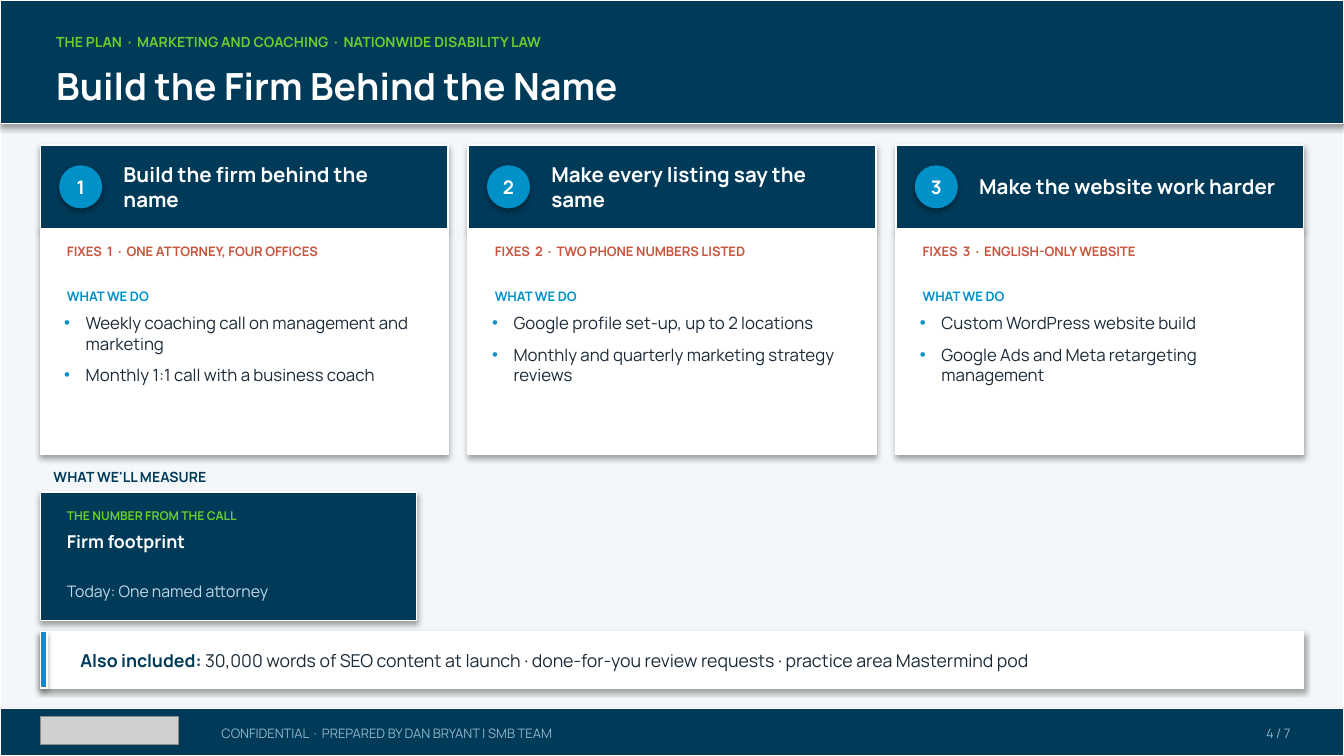
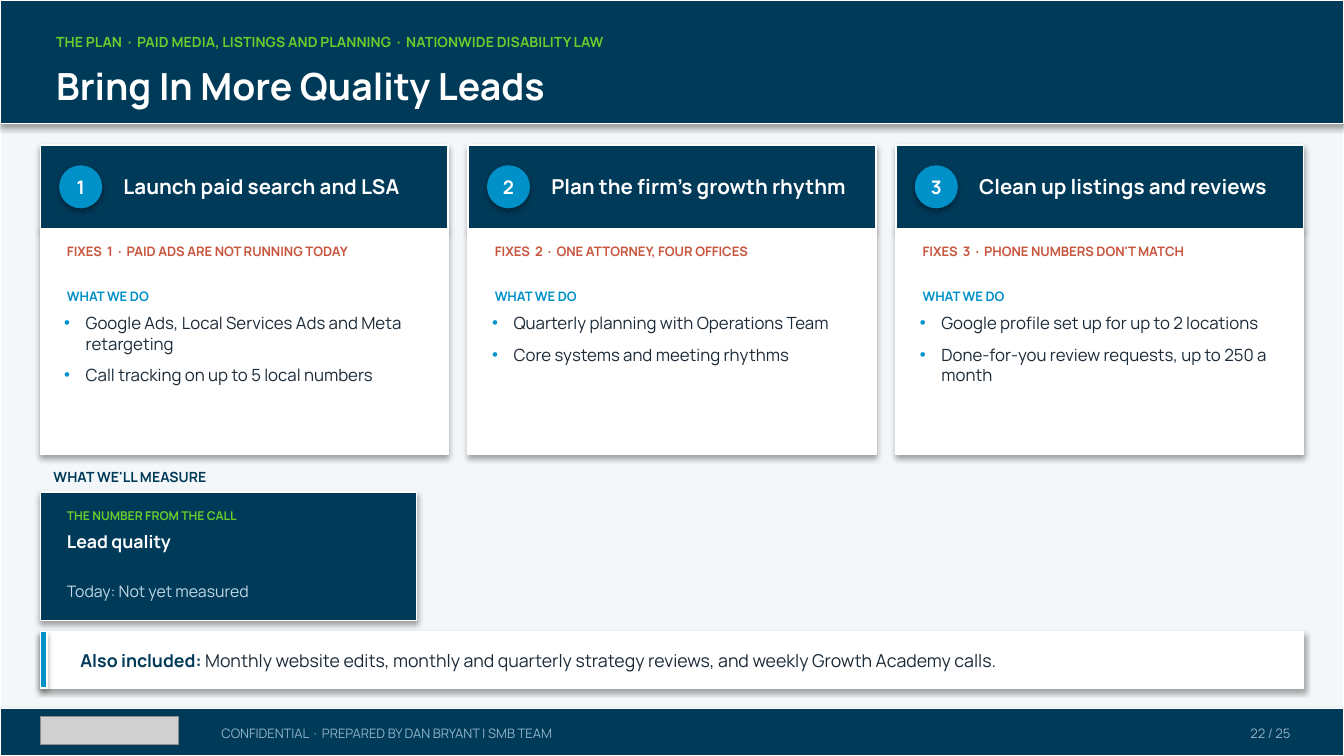
Before and after one commit to SMB-Team-Technology/workwith-smbteam, a slide deck: slide 22 of nationwide-disability-law/Nationwide Disability Law_November 20, 2026_Proposal.pptx (slide 4 before the commit). Drawn at 1344x756 pixels with LibreOffice and Linux fonts; fonts in the diff are those of the drawing; grey boxes stand for pictures. Boxes give left, top, right and bottom in pixels: in the first picture for what was removed or moved away, otherwise in the second. Text is boxed around its words. In the diff, an @@ line names an element or a change of style, - is before the commit and + after.

```diff
--- a/nationwide-disability-law/Nationwide Disability Law_November 20, 2026_Proposal.pptx
+++ b/nationwide-disability-law/Nationwide Disability Law_November 20, 2026_Proposal.pptx
@@ text at [56,36,604,49]: text changed @@
-THE PLAN · MARKETING AND COACHING · NATIONWIDE DISABILITY LAW
+THE PLAN · PAID MEDIA, LISTINGS AND PLANNING · NATIONWIDE DISABILITY LAW
@@ text at [56,72,545,110]: text changed @@
-Build the Firm Behind the Name
+Bring In More Quality Leads
@@ text at [123,179,399,199]: text changed @@
-Build the firm behind the name
+Launch paid search and LSA
@@ text at [551,179,846,200]: text changed @@
-Make every listing say the same
+Plan the firm's growth rhythm
@@ text at [979,179,1266,200]: text changed @@
-Make the website work harder
+Clean up listings and reviews
@@ text at [67,246,347,256]: text changed @@
-FIXES 1 · ONE ATTORNEY, FOUR OFFICES
+FIXES 1 · PAID ADS ARE NOT RUNNING TODAY
@@ text at [495,246,748,258]: text changed @@
-FIXES 2 · TWO PHONE NUMBERS LISTED
+FIXES 2 · ONE ATTORNEY, FOUR OFFICES
@@ text at [923,246,1184,256]: text changed @@
-FIXES 3 · ENGLISH-ONLY WEBSITE
+FIXES 3 · PHONE NUMBERS DON'T MATCH
@@ text at [86,316,401,386]: text changed @@
-• Weekly coaching call on management and marketing
-• Monthly 1:1 call with a business coach
+• Google Ads, Local Services Ads and Meta retargeting
+• Call tracking on up to 5 local numbers
@@ text at [514,316,829,366]: text changed @@
-• Google profile set-up, up to 2 locations
-• Monthly and quarterly marketing strategy reviews
+• Quarterly planning with Operations Team
+• Core systems and meeting rhythms
@@ text at [941,316,1266,382]: text changed @@
-• Custom WordPress website build
-• Google Ads and Meta retargeting management
+• Google profile set up for up to 2 locations
+• Done-for-you review requests, up to 250 a month
@@ text at [67,535,170,553]: text changed @@
-Firm footprint
+Lead quality
@@ text at [67,585,248,601]: text changed @@
-Today: One named attorney
+Today: Not yet measured
@@ text at [80,654,996,672]: text changed @@
-Also included: 30,000 words of SEO content at launch · done-for-you review requests · practice area Mastermind pod
+Also included: Monthly website edits, monthly and quarterly strategy reviews, and weekly Growth Academy calls.
@@ text at [1250,728,1290,738]: text changed @@
-4 / 7
+22 / 25
```
Also in this commit, not shown: 5 other slides changed, 18 slides added, 1 other file.
